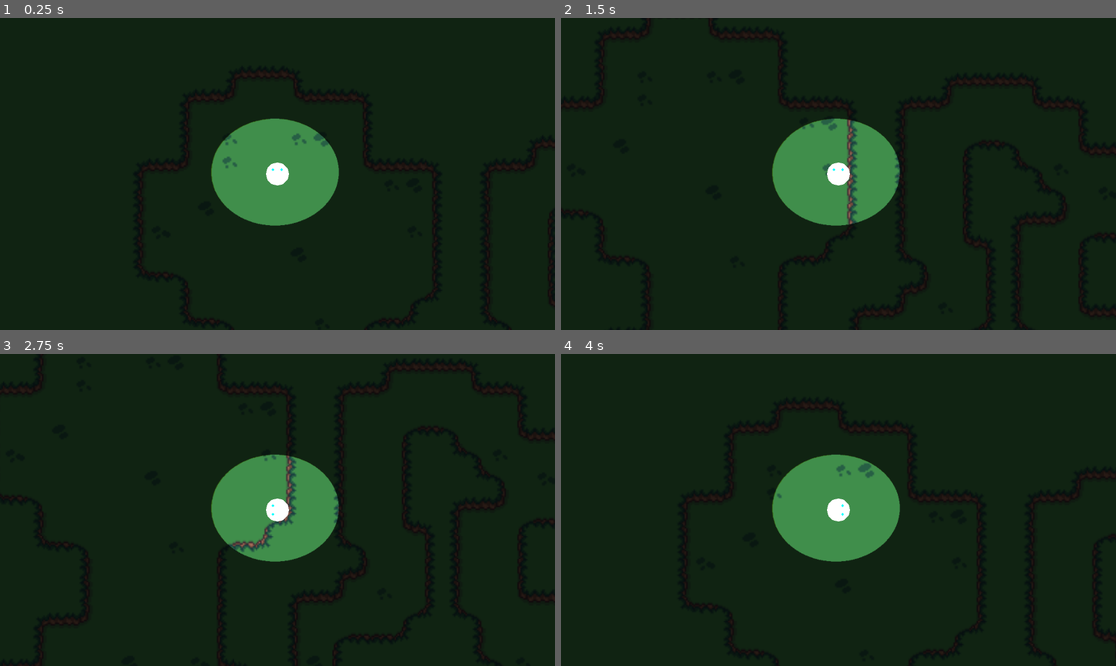
Above: before the commit, frames 1-4 (two rows, left to right).
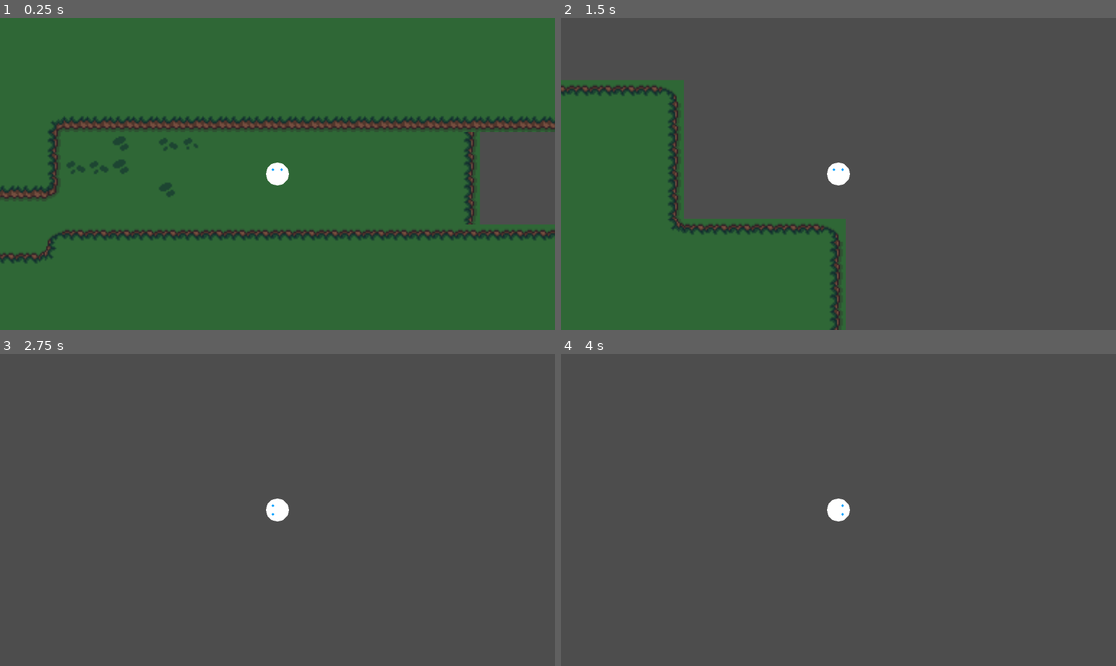
Above: after the commit, the same moments.

Repository: eliasescalante/GJ_godot_2026
Game: Godot game, scene res://src/scenes/world/Level2/Level2.tscn
Same seed, same stepped clock (60 frames per second), same inputs: the game is played once before the commit and once after it. Before the commit the project starts from res://src/scenes/world/Level1/level_1.tscn. Sound files missing from this copy of the repository are replaced by a short silence.
Inputs:
- Up to frame 1 (0.25 s): no input
- Up to frame 2 (1.5 s): tap Enter at 0.5 s; hold Right (ui_right) 0.53-1.28 s; hold Down (ui_down) from 1.28 s (still down)
- Up to frame 3 (2.75 s): tap Space at 2 s; release Down (ui_down) at 2.03 s; hold Right (ui_right) from 2.03 s (still down)
- Up to frame 4 (4 s): tap Enter at 2.75 s; release Right (ui_right) at 2.78 s; hold Up (ui_up) 2.78-3.53 s; tap Space at 3.5 s; hold Left (ui_left) from 3.53 s (still down)

The runs differ from the first frame. In frame 1, 100% of the frame differs, in the area x 0-100%, y 0-100%; in frame 2, 100%; in frame 3, 100%; in frame 4, 100%.

Commit message:
agrego nuevo orden de niveles

Diff:
--- a/project.godot
+++ b/project.godot
@@ -11,7 +11,7 @@
 [application]
 
 config/name="sin nombre"
-run/main_scene="uid://c7xwujhdv8deq"
+run/main_scene="uid://cinw8ne8s6vgc"
 config/features=PackedStringArray("4.6", "GL Compatibility")
 config/icon="res://icon.svg"
 
--- /dev/null
+++ b/src/scenes/world/Level1/level_1.gd
@@ -0,0 +1,16 @@
+extends Node2D
+
+
+# Called when the node enters the scene tree for the first time.
+func _ready() -> void:
+	pass # Replace with function body.
+
+
+# Called every frame. 'delta' is the elapsed time since the previous frame.
+func _process(delta: float) -> void:
+	pass
+
+
+func _on_area_2d_body_entered(body: Node2D) -> void:
+	get_tree().change_scene_to_file("res://src/scenes/world/ending/ending.tscn")
+	pass # Replace with function body.
--- a/src/scenes/world/Level1/level_1.tscn
+++ b/src/scenes/world/Level1/level_1.tscn
@@ -1,5 +1,6 @@
 [gd_scene format=3 uid="uid://c7xwujhdv8deq"]
 
+[ext_resource type="Script" uid="uid://boy66mbj4kbt1" path="res://src/scenes/world/Level1/level_1.gd" id="1_6l7c0"]
 [ext_resource type="PackedScene" uid="uid://6o2k861u37cj" path="res://src/scenes/world/Level1/map.tscn" id="1_tyfmc"]
 [ext_resource type="PackedScene" uid="uid://difl8slskhcp1" path="res://src/scenes/player/player.tscn" id="2_35war"]
 [ext_resource type="Texture2D" uid="uid://0tubb6mn3fnv" path="res://src/assets/circulo prueba 1.png" id="3_6l7c0"]
@@ -10,12 +11,13 @@
 
 [node name="Level1" type="Node2D" unique_id=2122621395]
 self_modulate = Color(18.876, 18.876, 18.876, 1)
+script = ExtResource("1_6l7c0")
 
 [node name="Map" parent="." unique_id=2001151964 instance=ExtResource("1_tyfmc")]
 modulate = Color(0.25390625, 0.25390625, 0.25390625, 1)
 
 [node name="Player" parent="." unique_id=2066801081 instance=ExtResource("2_35war")]
-position = Vector2(89, 64)
+position = Vector2(76, 77)
 SPEED = 200.0
 footstep_audio_freq = 1.0
 metadata/_edit_group_ = true
@@ -43,9 +45,11 @@
 position = Vector2(787, 106)
 objeto_a_mostrar = 6
 
-[node name="Area2D" type="Area2D" parent="." unique_id=541191605]
+[node name="Salida" type="Area2D" parent="." unique_id=541191605]
 position = Vector2(922, 556)
 
-[node name="CollisionShape2D" type="CollisionShape2D" parent="Area2D" unique_id=1983440502]
-position = Vector2(426, 345)
+[node name="CollisionShape2D" type="CollisionShape2D" parent="Salida" unique_id=1983440502]
+position = Vector2(340, 347)
 shape = SubResource("CircleShape2D_ssvh6")
+
+[connection signal="body_entered" from="Salida" to="." method="_on_area_2d_body_entered"]
--- a/src/scenes/world/Level2/Level2.tscn
+++ b/src/scenes/world/Level2/Level2.tscn
@@ -1,12 +1,32 @@
 [gd_scene format=3 uid="uid://cinw8ne8s6vgc"]
 
+[ext_resource type="Script" uid="uid://daj83wshjph1q" path="res://src/scenes/world/Level2/level_2.gd" id="1_dkyom"]
 [ext_resource type="PackedScene" uid="uid://6o2k861u37cj" path="res://src/scenes/world/Level1/map.tscn" id="1_kp4ii"]
 [ext_resource type="PackedScene" uid="uid://difl8slskhcp1" path="res://src/scenes/player/player.tscn" id="2_qodj0"]
+[ext_resource type="PackedScene" uid="uid://cca8temg1pm6m" path="res://src/scenes/item/item.tscn" id="3_qodj0"]
 
 [node name="Level2" type="Node2D" unique_id=472477036]
+script = ExtResource("1_dkyom")
 
 [node name="Map" parent="." unique_id=2001151964 instance=ExtResource("1_kp4ii")]
 
 [node name="Player" parent="." unique_id=2066801081 instance=ExtResource("2_qodj0")]
 position = Vector2(1364, 893)
 SPEED = 200.0
+
+[node name="Items" type="Node2D" parent="." unique_id=57820488]
+
+[node name="Item" parent="Items" unique_id=1232916825 instance=ExtResource("3_qodj0")]
+position = Vector2(213, 472)
+
+[node name="Item2" parent="Items" unique_id=542862298 instance=ExtResource("3_qodj0")]
+position = Vector2(983, 848)
+objeto_a_mostrar = 0
+
+[node name="Item3" parent="Items" unique_id=1342063219 instance=ExtResource("3_qodj0")]
+position = Vector2(530, 477)
+objeto_a_mostrar = 4
+
+[node name="Item4" parent="Items" unique_id=1863545514 instance=ExtResource("3_qodj0")]
+position = Vector2(787, 106)
+objeto_a_mostrar = 6
--- /dev/null
+++ b/src/scenes/world/Level2/level_2.gd
@@ -0,0 +1,6 @@
+extends Node2D
+
+@onready var contenedor_items = $Items
+
+func _ready() -> void:
+	pass
--- /dev/null
+++ b/src/scenes/world/ending/ending.tscn
@@ -0,0 +1,7 @@
+[gd_scene format=3 uid="uid://ikmt0kpbu46i"]
+
+[node name="Ending" type="Node2D" unique_id=1274785199]
+
+[node name="ColorRect" type="ColorRect" parent="." unique_id=18912431]
+offset_right = 1192.0
+offset_bottom = 712.0
Not shown, added: src/scenes/world/Level1/level_1.gd.uid
Not shown, added: src/scenes/world/Level2/level_2.gd.uid
